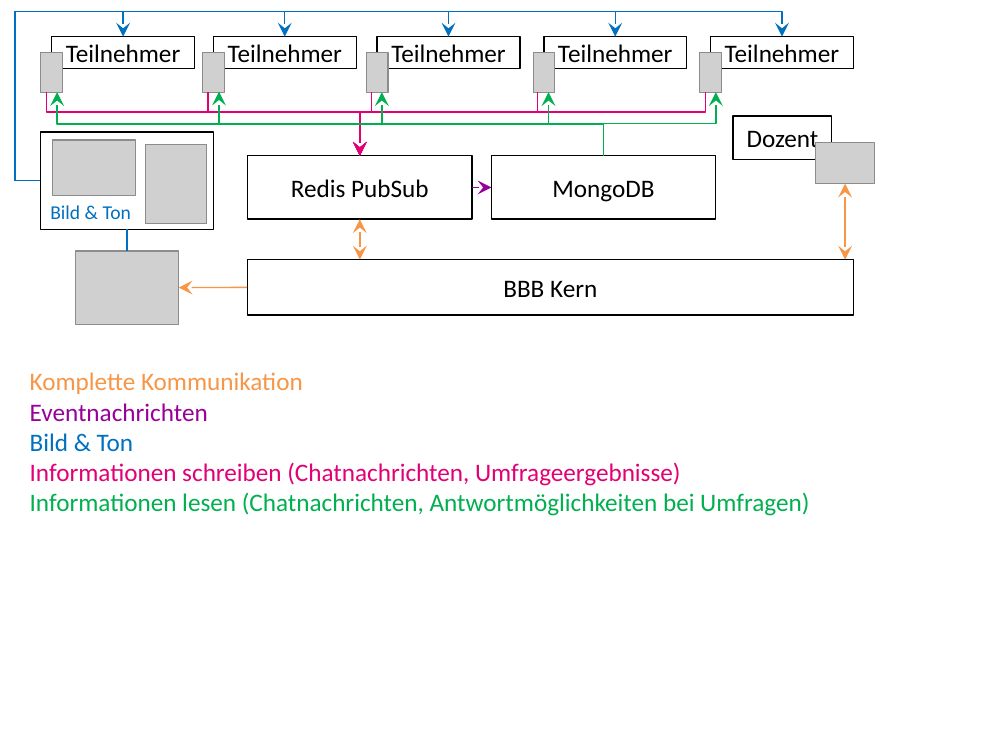
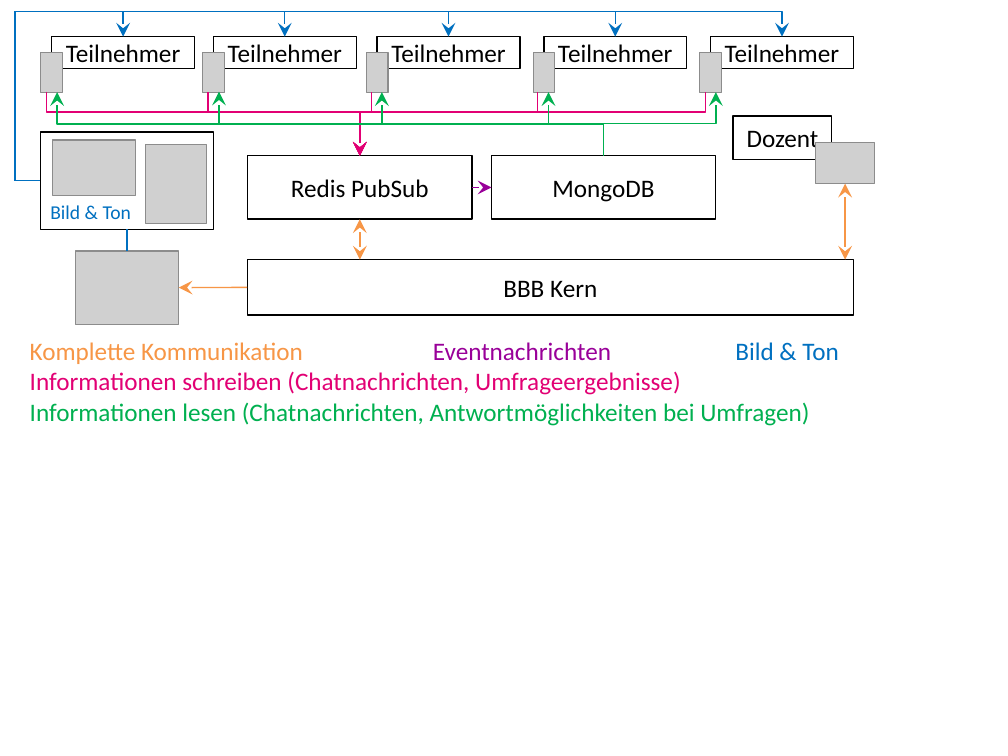
Before and after one commit to andreas-thor/papers, a slide deck: slide 7 of Grafiken/Loesungskonzepte.pptx. Drawn at 1008x756 pixels with LibreOffice and Linux fonts; fonts in the diff are those of the drawing; grey boxes stand for pictures. Boxes give left, top, right and bottom in pixels: in the first picture for what was removed or moved away, otherwise in the second. Text is boxed around its words. In the diff, an @@ line names an element or a change of style, - is before the commit and + after.

```diff
--- a/Grafiken/Loesungskonzepte.pptx
+++ b/Grafiken/Loesungskonzepte.pptx
@@ text "Komplette Kommunikation Eventnachrichten Bild & ..." rewrapped from [30, 372, 809, 516] to [30, 342, 839, 426] @@
```
Also in this commit, not shown: 2 other files.
